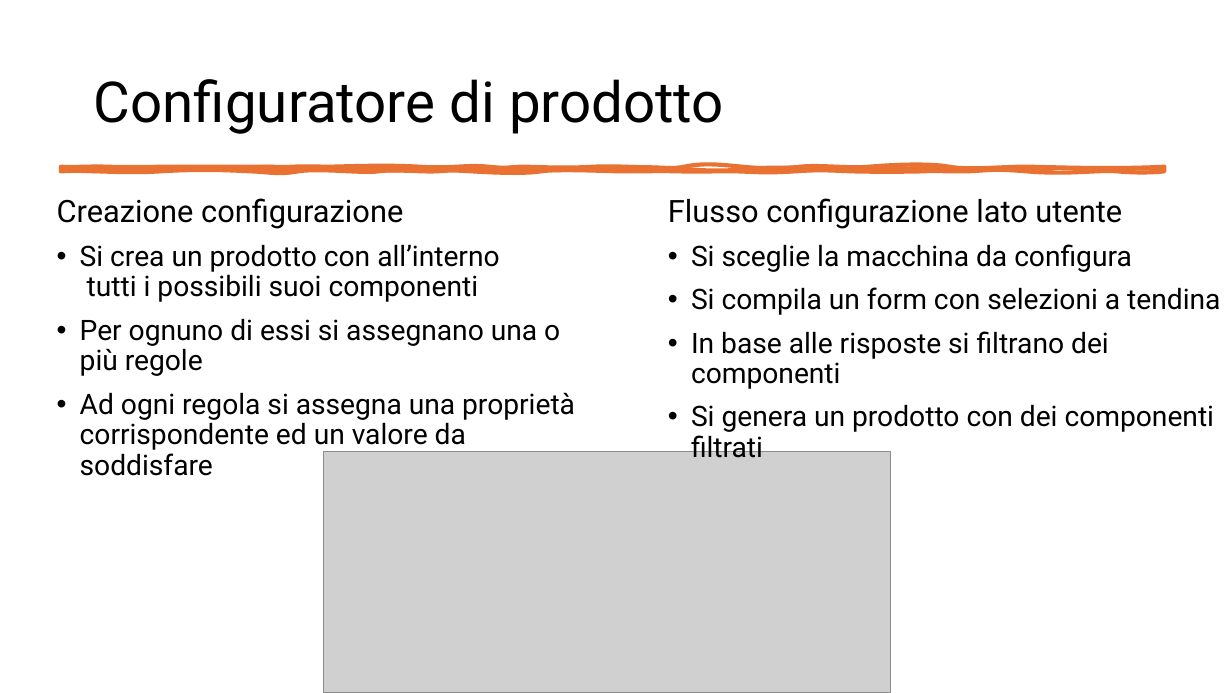
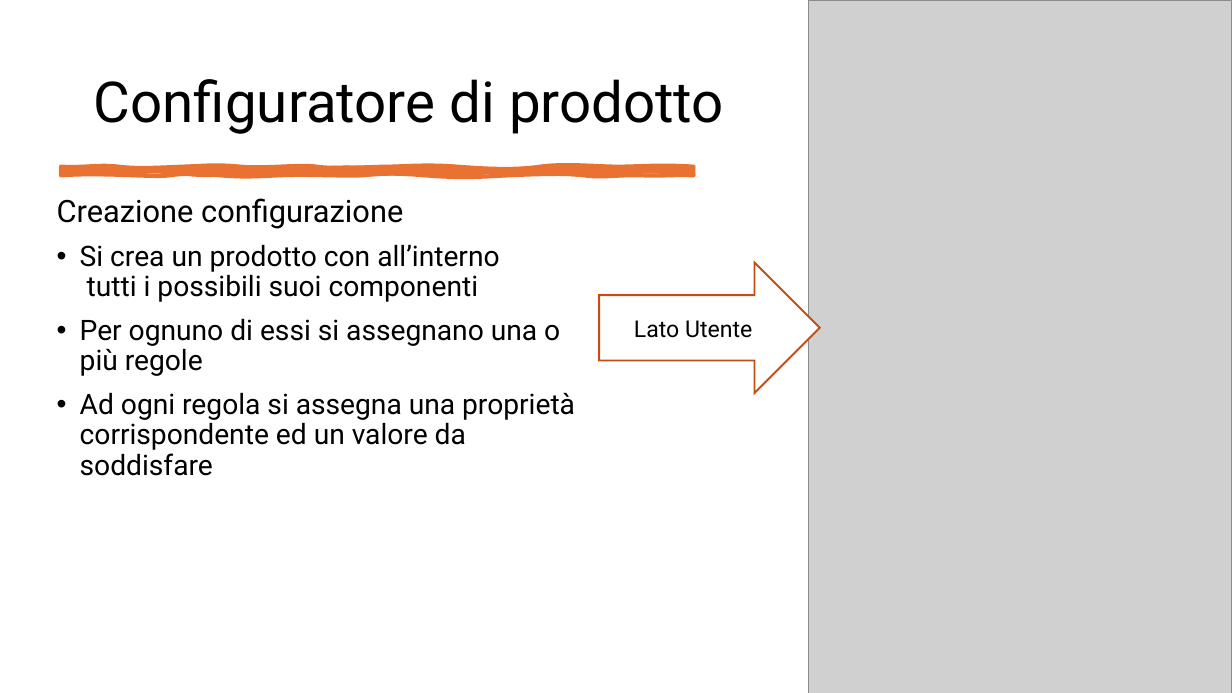
Before and after one commit to Cav95/Tesi_Triennale, a slide deck: slide 11 of Slide/Configuratore di prodotto per le vendite.pptx. Drawn at 1232x693 pixels with LibreOffice and Linux fonts; fonts in the diff are those of the drawing; grey boxes stand for pictures. Boxes give left, top, right and bottom in pixels: in the first picture for what was removed or moved away, otherwise in the second. Text is boxed around its words. In the diff, an @@ line names an element or a change of style, - is before the commit and + after.

```diff
--- a/Slide/Configuratore di prodotto per le vendite.pptx
+++ b/Slide/Configuratore di prodotto per le vendite.pptx
@@ picture added at bbox=[809, 1, 1232, 693] @@
@@ freeform shape: place and size @@
-freeform shape at bbox=[61, 166, 1165, 171]
+freeform shape at bbox=[61, 166, 694, 175]
@@ text removed at bbox=[668, 198, 1220, 458] @@
-Flusso configurazione lato utente
-• Si sceglie la macchina da configura
-• Si compila un form con selezioni a tendina
-• In base alle risposte si filtrano dei componenti
-• Si genera un prodotto con dei componenti filtrati
@@ right arrow added at bbox=[600, 262, 821, 393], fill #FFFFFF, outline #C04F15 1.5 pt, 18 pt, text #000000 @@
+Lato Utente
@@ picture removed at bbox=[323, 452, 891, 693] @@
```
Also in this commit, not shown: 9 other slides changed, 1 other file.
